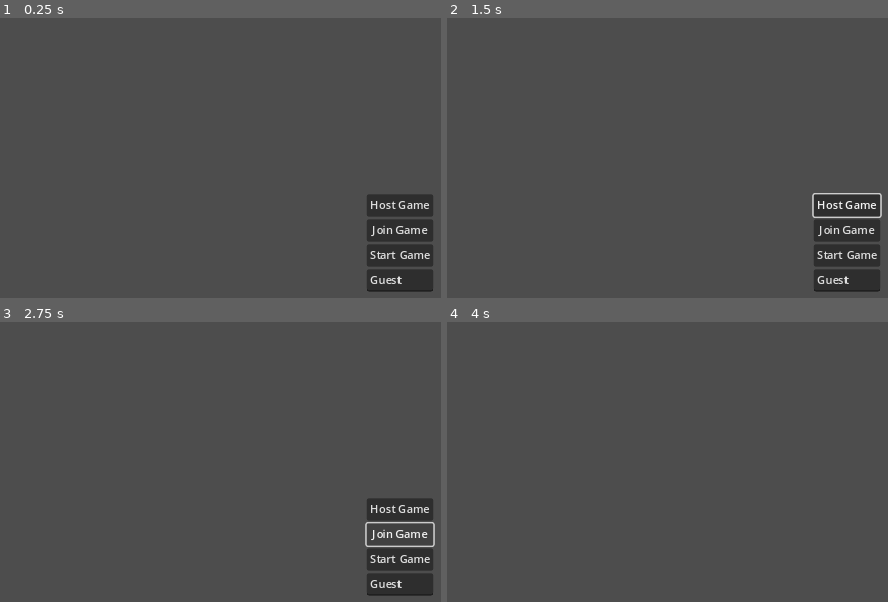
Above: before the commit, frames 1-4 (two rows, left to right).
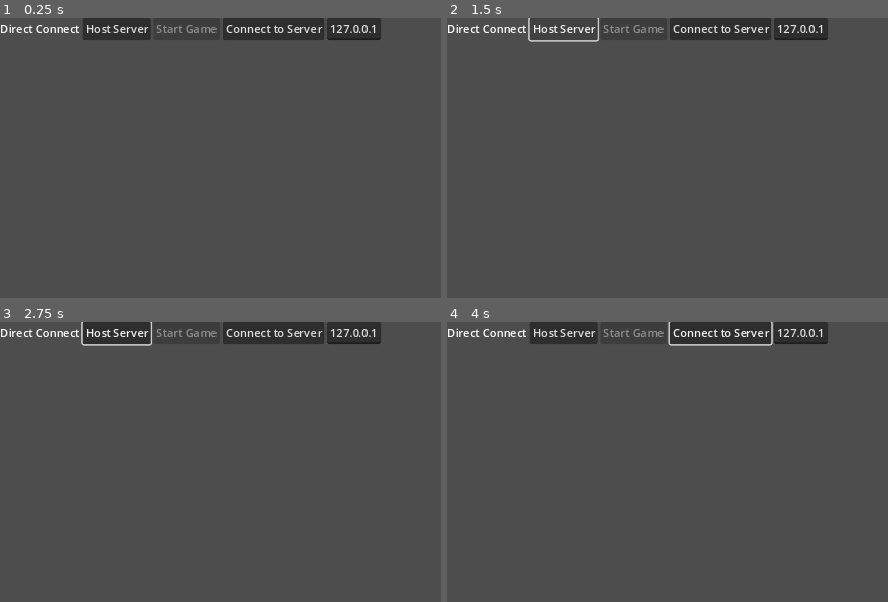
Above: after the commit, the same moments.

Repository: StormLight14/pew-pew-io
Game: Godot game, scene res://multiplayer.tscn
Two runs of this game, one before a commit and one after it. Both use one fixed random seed, a clock stepped at 60 frames per second and the inputs below. Before the commit the project starts from res://ui/main_menu.tscn.
Inputs (mouse positions are in pixels of both pictures, inside the frame that each line leads up to):
- Up to frame 1 (0.25 s): no input
- Up to frame 2 (1.5 s): click (848, 205) at 0.5 s, where only the run before the commit has a clickable "Host Game"; click (561, 29) at 1.25 s, where only the run after the commit has a clickable "Host Server"
- Up to frame 3 (2.75 s): click (401, 534) at 2 s, where only the run before the commit has a clickable "Join Game"
- Up to frame 4 (4 s): click (720, 333) at 2.75 s, where only the run after the commit has a clickable "Connect to Server"; click (848, 560) at 3.5 s, where only the run before the commit has a clickable "Start Game"

The runs differ from the first frame. In frame 1, 8.4% of the frame differs, in the area x 0-99%, y 0-98%; in frame 2, 7.9%; in frame 3, 8.0%; in frame 4, 4.3%.
Error before the commit: Attempt to call function 'compress' in base 'null instance' on a null instance. (res://ui/main_menu.gd:64)

Commit message:
make movement good, but rotation no worky

Diff:
--- a/GameManager.gd
+++ /dev/null
@@ -1,3 +0,0 @@
-extends Node
-
-var players = {}
--- /dev/null
+++ b/Multiplayer.gd
@@ -0,0 +1,59 @@
+extends Node
+
+@export var port = 9595
+
+func _ready():
+	$Level.visible = false
+
+	get_tree().paused = true
+	multiplayer.server_relay = false
+
+	if DisplayServer.get_name() == "headless":
+			print("Automatically starting dedicated server.")
+			_on_host_pressed.call_deferred()
+
+func _on_host_pressed():
+	var peer = ENetMultiplayerPeer.new()
+	peer.create_server(port, 10)
+
+	if peer.get_connection_status() == MultiplayerPeer.CONNECTION_DISCONNECTED:
+		OS.alert("Failed to start multiplayer server.")
+		return
+	multiplayer.multiplayer_peer = peer
+
+	$UI/Net/Options/Start.disabled = false
+
+func _on_start_pressed():
+	start_game()
+
+func _on_connect_pressed():
+	var address = $UI/Net/Options/Remote.text
+	if address == "":
+		OS.alert("Need an address to connect to.")
+		return
+
+	var peer = ENetMultiplayerPeer.new()
+	peer.create_client(address, port)
+	if peer.get_connection_status() == MultiplayerPeer.CONNECTION_DISCONNECTED:
+		OS.alert("Failed to start multiplayer client.")
+		return
+
+	multiplayer.multiplayer_peer = peer
+	start_game()
+
+func start_game():
+	$UI.hide()
+	$Level.visible = true
+	get_tree().paused = false
+
+	if multiplayer.is_server():
+		change_level.call_deferred(load("res://world.tscn"))
+
+func change_level(scene: PackedScene):
+	# Remove old level if any.
+	var level = $Level
+	for c in level.get_children():
+		level.remove_child(c)
+		c.queue_free()
+	# Add new level.
+	level.add_child(scene.instantiate())
--- /dev/null
+++ b/multiplayer.tscn
@@ -0,0 +1,54 @@
+[gd_scene load_steps=2 format=3 uid="uid://c03g4g4l20a3x"]
+
+[ext_resource type="Script" path="res://Multiplayer.gd" id="1_ppba1"]
+
+[node name="Multiplayer" type="Node"]
+script = ExtResource("1_ppba1")
+
+[node name="Level" type="Node2D" parent="."]
+
+[node name="LevelSpawner" type="MultiplayerSpawner" parent="."]
+_spawnable_scenes = PackedStringArray("res://world.tscn")
+spawn_path = NodePath("../Level")
+spawn_limit = 10
+
+[node name="UI" type="Control" parent="."]
+process_mode = 3
+layout_mode = 3
+anchors_preset = 0
+offset_right = 40.0
+offset_bottom = 40.0
+
+[node name="Net" type="VBoxContainer" parent="UI"]
+layout_mode = 0
+offset_right = 40.0
+offset_bottom = 40.0
+
+[node name="Options" type="HBoxContainer" parent="UI/Net"]
+layout_mode = 2
+
+[node name="DirectConnect" type="Label" parent="UI/Net/Options"]
+layout_mode = 2
+text = "Direct Connect"
+
+[node name="Host" type="Button" parent="UI/Net/Options"]
+layout_mode = 2
+text = "Host Server"
+
+[node name="Start" type="Button" parent="UI/Net/Options"]
+layout_mode = 2
+disabled = true
+text = "Start Game"
+
+[node name="Connect" type="Button" parent="UI/Net/Options"]
+layout_mode = 2
+text = "Connect to Server"
+
+[node name="Remote" type="LineEdit" parent="UI/Net/Options"]
+layout_mode = 2
+text = "127.0.0.1"
+expand_to_text_length = true
+
+[connection signal="pressed" from="UI/Net/Options/Host" to="." method="_on_host_pressed"]
+[connection signal="pressed" from="UI/Net/Options/Start" to="." method="_on_start_pressed"]
+[connection signal="pressed" from="UI/Net/Options/Connect" to="." method="_on_connect_pressed"]
--- a/player/player.gd
+++ b/player/player.gd
@@ -2,20 +2,31 @@
 
 @onready var rotation_pivot = $RotationPivot
 
-const MAX_SPEED = 400
+const MAX_SPEED := 400
+var player_name: String
+
+@export var player := 1 :
+	set(id):
+		player = id
+		# Give authority over the player input to the appropriate peer.
+		$PlayerInput.set_multiplayer_authority(id)
+		print(id)
+
+@onready var input = $PlayerInput
 
 func _ready():
-	$MultiplayerSynchronizer.set_multiplayer_authority(str(name).to_int())
+	#print("Player spawned. Name: %s, position: %s" % [player_name, position])
+	if player == multiplayer.get_unique_id():
+		$Camera2D.enabled = true
 
 func _physics_process(delta):
-	if $MultiplayerSynchronizer.get_multiplayer_authority() == multiplayer.get_unique_id():
-		follow_mouse()
-		movement(delta)
+	follow_mouse()
+	movement(delta)
 
-		move_and_slide()
+	move_and_slide()
 
 func movement(delta):
-	var input_direction = Input.get_vector("left", "right", "up", "down")
+	var input_direction = input.direction.normalized()
 	velocity = input_direction * MAX_SPEED
 
 func follow_mouse():
--- a/player/player.tscn
+++ b/player/player.tscn
@@ -1,9 +1,10 @@
-[gd_scene load_steps=8 format=3 uid="uid://bqn3h56ch5gtd"]
+[gd_scene load_steps=10 format=3 uid="uid://bqn3h56ch5gtd"]
 
 [ext_resource type="Script" path="res://player/player.gd" id="1_otipf"]
 [ext_resource type="Texture2D" uid="uid://by57ryjxgxgha" path="res://assets/player.png" id="2_3dgf8"]
 [ext_resource type="Texture2D" uid="uid://bnelpnhdx1k3o" path="res://assets/hands-holding-gun.png" id="3_pnwp5"]
 [ext_resource type="Texture2D" uid="uid://cj4kwbsfk63jf" path="res://assets/gun.png" id="4_6mtv3"]
+[ext_resource type="Script" path="res://player/player_input.gd" id="5_wriof"]
 
 [sub_resource type="CircleShape2D" id="CircleShape2D_6agnt"]
 radius = 16.0312
@@ -18,6 +19,17 @@
 properties/1/path = NodePath("RotationPivot:rotation")
 properties/1/spawn = true
 properties/1/replication_mode = 1
+properties/2/path = NodePath(".:player")
+properties/2/spawn = true
+properties/2/replication_mode = 0
+properties/3/path = NodePath(".:velocity")
+properties/3/spawn = true
+properties/3/replication_mode = 1
+
+[sub_resource type="SceneReplicationConfig" id="SceneReplicationConfig_dc1pj"]
+properties/0/path = NodePath("PlayerInput:direction")
+properties/0/spawn = true
+properties/0/replication_mode = 1
 
 [node name="Player" type="CharacterBody2D"]
 collision_layer = 2
@@ -35,7 +47,6 @@
 enabled = false
 process_callback = 0
 position_smoothing_enabled = true
-position_smoothing_speed = 9.0
 
 [node name="RotationPivot" type="Marker2D" parent="."]
 
@@ -56,5 +67,9 @@
 shape = SubResource("CircleShape2D_5eb0b")
 debug_color = Color(0.979353, 0, 0.388737, 0.42)
 
-[node name="MultiplayerSynchronizer" type="MultiplayerSynchronizer" parent="."]
+[node name="ServerSyncronizer" type="MultiplayerSynchronizer" parent="."]
 replication_config = SubResource("SceneReplicationConfig_ww5nu")
+
+[node name="PlayerInput" type="MultiplayerSynchronizer" parent="."]
+replication_config = SubResource("SceneReplicationConfig_dc1pj")
+script = ExtResource("5_wriof")
--- /dev/null
+++ b/player/player_input.gd
@@ -0,0 +1,11 @@
+extends MultiplayerSynchronizer
+
+@export var direction := Vector2()
+
+func _ready():
+	# Only process for the local player.
+	set_process(get_multiplayer_authority() == multiplayer.get_unique_id())
+
+
+func _process(delta):
+	direction = Input.get_vector("left", "right", "up", "down")
--- a/project.godot
+++ b/project.godot
@@ -11,13 +11,9 @@
 [application]
 
 config/name="pew-pew-io"
-run/main_scene="res://ui/main_menu.tscn"
+run/main_scene="res://multiplayer.tscn"
 config/features=PackedStringArray("4.2", "GL Compatibility")
 config/icon="res://assets/icon.svg"
-
-[autoload]
-
-GameManager="*res://GameManager.gd"
 
 [display]
 
--- a/scene_manager.gd
+++ /dev/null
@@ -1,14 +0,0 @@
-extends Node2D
-
-@export var player_scene: PackedScene
-
-func _ready():
-	var index = 0
-	for i in GameManager.players:
-		var current_player = player_scene.instantiate()
-		current_player.name = str(GameManager.players[i].id)
-		add_child(current_player)
-		for spawn in get_tree().get_nodes_in_group("PlayerSpawnGroup"):
-			if spawn.name == str(index):
-				current_player.global_position = spawn.global_position
-		index += 1
--- a/test_level.tscn
+++ /dev/null
@@ -1,64 +0,0 @@
-[gd_scene load_steps=4 format=3 uid="uid://ckxykyo23ilmx"]
-
-[ext_resource type="Script" path="res://scene_manager.gd" id="1_idb0i"]
-[ext_resource type="PackedScene" uid="uid://bqn3h56ch5gtd" path="res://player/player.tscn" id="1_t6pqn"]
-
-[sub_resource type="RectangleShape2D" id="RectangleShape2D_auvwr"]
-size = Vector2(1201, 78)
-
-[node name="TestLevel" type="Node2D"]
-script = ExtResource("1_idb0i")
-player_scene = ExtResource("1_t6pqn")
-
-[node name="WorldCollisions" type="StaticBody2D" parent="."]
-collision_mask = 2
-
-[node name="CollisionShape2D" type="CollisionShape2D" parent="WorldCollisions"]
-position = Vector2(544.5, 0)
-shape = SubResource("RectangleShape2D_auvwr")
-
-[node name="CollisionShape2D2" type="CollisionShape2D" parent="WorldCollisions"]
-position = Vector2(-15, 563)
-rotation = 1.56556
-shape = SubResource("RectangleShape2D_auvwr")
-
-[node name="CollisionShape2D3" type="CollisionShape2D" parent="WorldCollisions"]
-position = Vector2(1100, 567)
-rotation = 1.5708
-shape = SubResource("RectangleShape2D_auvwr")
-
-[node name="CollisionShape2D4" type="CollisionShape2D" parent="WorldCollisions"]
-position = Vector2(540, 1123)
-shape = SubResource("RectangleShape2D_auvwr")
-
-[node name="SpawnLocations" type="Node2D" parent="."]
-
-[node name="0" type="Marker2D" parent="SpawnLocations" groups=["PlayerSpawnGroup"]]
-position = Vector2(71, 107)
-
-[node name="1" type="Marker2D" parent="SpawnLocations" groups=["PlayerSpawnGroup"]]
-position = Vector2(980, 162)
-
-[node name="2" type="Marker2D" parent="SpawnLocations" groups=["PlayerSpawnGroup"]]
-position = Vector2(77, 372)
-
-[node name="3" type="Marker2D" parent="SpawnLocations" groups=["PlayerSpawnGroup"]]
-position = Vector2(995, 429)
-
-[node name="4" type="Marker2D" parent="SpawnLocations" groups=["PlayerSpawnGroup"]]
-position = Vector2(75, 584)
-
-[node name="5" type="Marker2D" parent="SpawnLocations" groups=["PlayerSpawnGroup"]]
-position = Vector2(988, 595)
-
-[node name="6" type="Marker2D" parent="SpawnLocations" groups=["PlayerSpawnGroup"]]
-position = Vector2(79, 791)
-
-[node name="7" type="Marker2D" parent="SpawnLocations" groups=["PlayerSpawnGroup"]]
-position = Vector2(999, 783)
-
-[node name="8" type="Marker2D" parent="SpawnLocations" groups=["PlayerSpawnGroup"]]
-position = Vector2(75, 1018)
-
-[node name="9" type="Marker2D" parent="SpawnLocations" groups=["PlayerSpawnGroup"]]
-position = Vector2(1011, 1001)
--- a/ui/main_menu.gd
+++ /dev/null
@@ -1,69 +0,0 @@
-extends Control
-
-@export var address = "127.0.0.1"
-@export var port = 9595
-var peer
-
-func _ready():
-	multiplayer.peer_connected.connect(player_connected)
-	multiplayer.peer_disconnected.connect(player_disconnected)
-	multiplayer.connected_to_server.connect(connected_to_server)
-	multiplayer.connection_failed.connect(connection_failed)
-
-@rpc("any_peer")
-func send_player_info(name, id):
-	if !GameManager.players.has(id):
-		GameManager.players[id] = {
-			"name": name,
-			"id": id,
-		}
-
-	if multiplayer.is_server():
-		for i in GameManager.players:
-			send_player_info.rpc(GameManager.players[i].name, i)
-
-@rpc("any_peer", "call_local")
-func start_game():
-	var scene = load("res://test_level.tscn").instantiate()
-	get_tree().root.add_child(scene)
-	self.hide()
-
-# called on server and clients
-func player_connected(id):
-	print("Player " + str(id) + " connected.")
-
-# called on server and clients
-func player_disconnected(id):
-	print("Player " + str(id) + " disconnected.")
-
-# called only from clients
-func connected_to_server():
-	print("Connected to server!")
-	send_player_info.rpc_id(1, $CenterContainer/VBoxContainer/LineEdit.text, multiplayer.get_unique_id())
-
-# called only from clients
-func connection_failed():
-	print("Connection failed.")
-
-func _on_host_button_button_down():
-	peer = ENetMultiplayerPeer.new()
-	var error = peer.create_server(port, 10)
-	if error != OK:
-		print("Could not host: Error " + str(error))
-		return
-
-	peer.get_host().compress(ENetConnection.COMPRESS_RANGE_CODER)
-
-	multiplayer.set_multiplayer_peer(peer)
-	print("Waiting for Players...")
-
-
-func _on_join_button_button_down():
-	peer = ENetMultiplayerPeer.new()
-	peer.create_client(address, port)
-	peer.get_host().compress(ENetConnection.COMPRESS_RANGE_CODER)
-	multiplayer.set_multiplayer_peer(peer)
-
-
-func _on_start_button_button_down():
-	start_game.rpc()
--- a/ui/main_menu.tscn
+++ /dev/null
@@ -1,43 +0,0 @@
-[gd_scene load_steps=2 format=3 uid="uid://k1kemrf0on2r"]
-
-[ext_resource type="Script" path="res://ui/main_menu.gd" id="1_r38uq"]
-
-[node name="MainMenu" type="Control"]
-layout_mode = 3
-anchors_preset = 15
-anchor_right = 1.0
-anchor_bottom = 1.0
-grow_horizontal = 2
-grow_vertical = 2
-script = ExtResource("1_r38uq")
-
-[node name="CenterContainer" type="CenterContainer" parent="."]
-layout_mode = 1
-anchors_preset = 15
-anchor_right = 1.0
-anchor_bottom = 1.0
-grow_horizontal = 2
-grow_vertical = 2
-
-[node name="VBoxContainer" type="VBoxContainer" parent="CenterContainer"]
-layout_mode = 2
-
-[node name="HostButton" type="Button" parent="CenterContainer/VBoxContainer"]
-layout_mode = 2
-text = "Host Game"
-
-[node name="JoinButton" type="Button" parent="CenterContainer/VBoxContainer"]
-layout_mode = 2
-text = "Join Game"
-
-[node name="StartButton" type="Button" parent="CenterContainer/VBoxContainer"]
-layout_mode = 2
-text = "Start Game"
-
-[node name="LineEdit" type="LineEdit" parent="CenterContainer/VBoxContainer"]
-layout_mode = 2
-text = "Guest"
-
-[connection signal="button_down" from="CenterContainer/VBoxContainer/HostButton" to="." method="_on_host_button_button_down"]
-[connection signal="button_down" from="CenterContainer/VBoxContainer/JoinButton" to="." method="_on_join_button_button_down"]
-[connection signal="button_down" from="CenterContainer/VBoxContainer/StartButton" to="." method="_on_start_button_button_down"]
--- /dev/null
+++ b/world.gd
@@ -0,0 +1,43 @@
+extends Node2D
+
+const SPAWN_RANDOM := 5.0
+
+func _ready():
+	# We only need to spawn players on the server.
+	if not multiplayer.is_server():
+		return
+
+	multiplayer.peer_connected.connect(add_player)
+	multiplayer.peer_disconnected.connect(del_player)
+
+	# Spawn already connected players.
+	for id in multiplayer.get_peers():
+		add_player(id)
+
+	# Spawn the local player unless this is a dedicated server export.
+	if not OS.has_feature("dedicated_server"):
+		add_player(1)
+
+
+func _exit_tree():
+	if not multiplayer.is_server():
+		return
+	multiplayer.peer_connected.disconnect(add_player)
+	multiplayer.peer_disconnected.disconnect(del_player)
+
+
+func add_player(id: int):
+	var character = preload("res://player/player.tscn").instantiate()
+	# Set player id.
+	character.player = id
+	# Randomize character position.
+	var pos := Vector2.from_angle(randf() * 10 * PI)
+	character.position = Vector2(pos.x * SPAWN_RANDOM * randf(), pos.y * SPAWN_RANDOM * randf())
+	character.name = str(id)
+	$Players.add_child(character, true)
+
+
+func del_player(id: int):
+	if not $Players.has_node(str(id)):
+		return
+	$Players.get_node(str(id)).queue_free()
--- /dev/null
+++ b/world.tscn
@@ -0,0 +1,21 @@
+[gd_scene load_steps=3 format=3 uid="uid://bu74xn3hlof5n"]
+
+[ext_resource type="Script" path="res://world.gd" id="1_gmvpq"]
+
+[sub_resource type="RectangleShape2D" id="RectangleShape2D_5k66y"]
+size = Vector2(239, 100)
+
+[node name="World" type="Node2D"]
+script = ExtResource("1_gmvpq")
+
+[node name="StaticBody2D" type="StaticBody2D" parent="."]
+
+[node name="CollisionShape2D" type="CollisionShape2D" parent="StaticBody2D"]
+position = Vector2(287, 161)
+shape = SubResource("RectangleShape2D_5k66y")
+
+[node name="Players" type="Node2D" parent="."]
+
+[node name="MultiplayerSpawner" type="MultiplayerSpawner" parent="."]
+_spawnable_scenes = PackedStringArray("res://player/player.tscn")
+spawn_path = NodePath("../Players")
